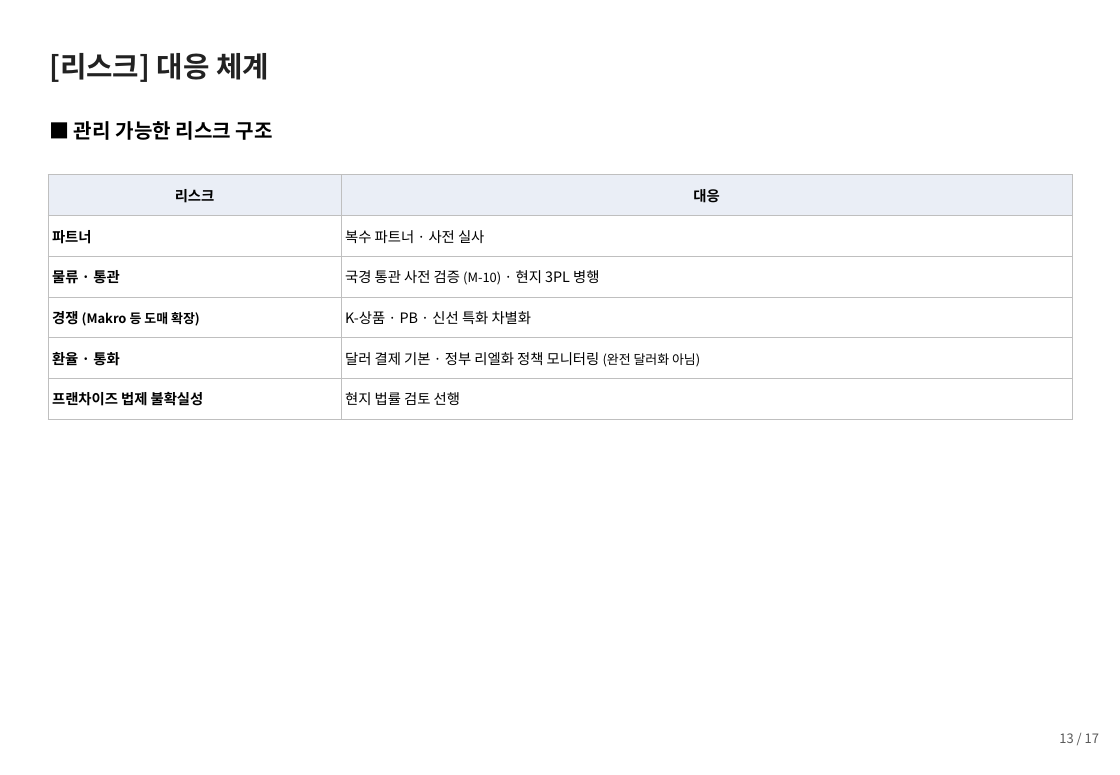
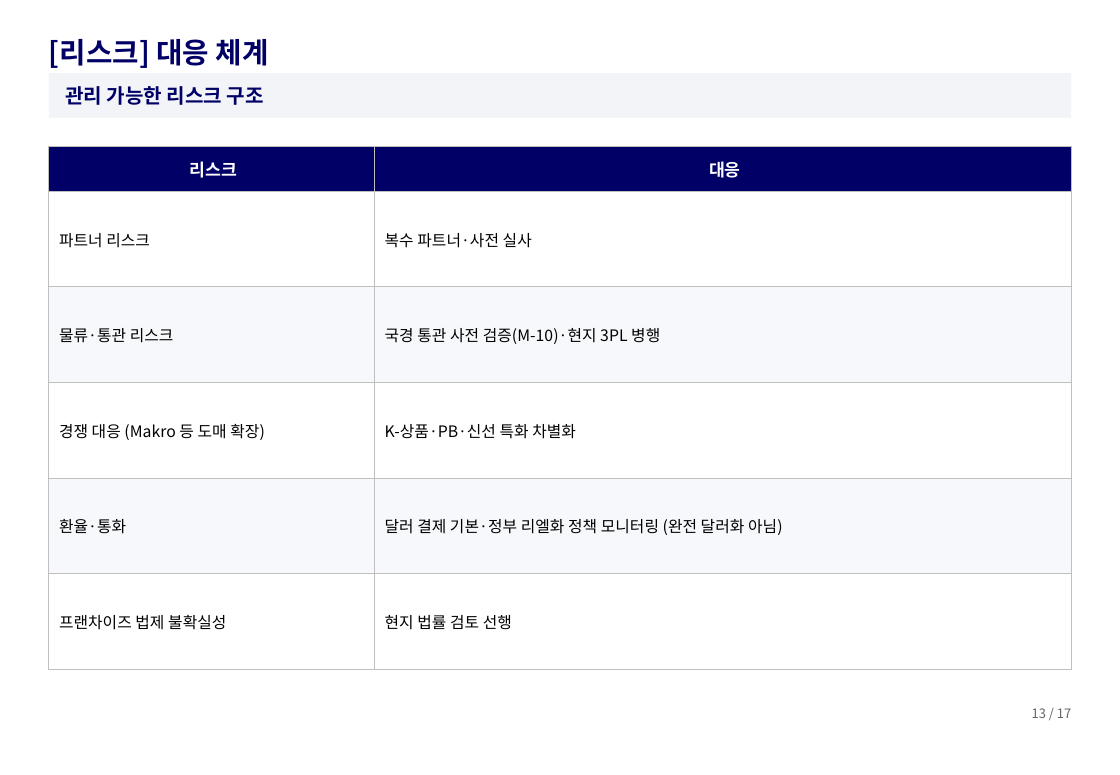
Before and after one commit to avoseed/web1, a slide deck: slide 14 of output/캄보디아_확장기획.pptx. Drawn at 1120x775 pixels with LibreOffice and Linux fonts; fonts in the diff are those of the drawing. Boxes give left, top, right and bottom in pixels: in the first picture for what was removed or moved away, otherwise in the second. Text is boxed around its words. In the diff, an @@ line names an element or a change of style, - is before the commit and + after.

```diff
--- a/output/캄보디아_확장기획.pptx
+++ b/output/캄보디아_확장기획.pptx
@@ text "[리스크] 대응 체계": place and size @@
-text "[리스크] 대응 체계" at <box>49,53,269,82</box>
+text "[리스크] 대응 체계" at <box>49,39,269,68</box>
@@ text "[리스크] 대응 체계" at <box>49,39,269,68</box>: text colour #222222 to #000066; vertical alignment top to bottom @@
@@ rectangle added at <box>49,73,1071,118</box>, fill #F2F4F8 @@
@@ text at <box>65,86,264,105</box>: text changed; text colour #000000 to #000066 @@
-■ 관리 가능한 리스크 구조
+관리 가능한 리스크 구조
@@ text "관리 가능한 리스크 구조" at <box>65,86,264,105</box>: vertical alignment top to middle @@
@@ table at <box>49,147,1071,670</box> @@
-row 2, column 1: 파트너
+row 2, column 1: 파트너 리스크
-row 2, column 2: 복수 파트너 · 사전 실사
+row 2, column 2: 복수 파트너·사전 실사
-row 3, column 1: 물류 · 통관
+row 3, column 1: 물류·통관 리스크
-row 3, column 2: 국경 통관 사전 검증 (M-10) · 현지 3PL 병행
+row 3, column 2: 국경 통관 사전 검증(M-10)·현지 3PL 병행
-row 4, column 1: 경쟁 (Makro 등 도매 확장)
+row 4, column 1: 경쟁 대응 (Makro 등 도매 확장)
-row 4, column 2: K-상품 · PB · 신선 특화 차별화
+row 4, column 2: K-상품·PB·신선 특화 차별화
-row 5, column 1: 환율 · 통화
+row 5, column 1: 환율·통화
-row 5, column 2: 달러 결제 기본 · 정부 리엘화 정책 모니터링 (완전 달러화 아님)
+row 5, column 2: 달러 결제 기본·정부 리엘화 정책 모니터링 (완전 달러화 아님)
@@ fill #EAEEF6 to #000066 in row 1 @@
@@ fill #FFFFFF to #F7F8FB in 4 cells @@
@@ size 10 to 12 pt, text colour #000000 to #FFFFFF in "리스크", "대응" @@
@@ size 10 to 11 pt in "프랜차이즈 법제 불확실성", "현지 법률 검토 선행" @@
@@ bold off in "프랜차이즈 법제 불확실성" @@
@@ table: place and size @@
-table at <box>48,175,1071,419</box>
+table at <box>49,147,1071,670</box>
@@ text "13 / 17": place and size @@
-text "13 / 17" at <box>1059,733,1099,743</box>
+text "13 / 17" at <box>1032,708,1071,718</box>
@@ text "13 / 17" at <box>1032,708,1071,718</box>: text colour #595959 to #666666 @@
```
Also in this commit, not shown: 17 other slides changed, 1 other file.
